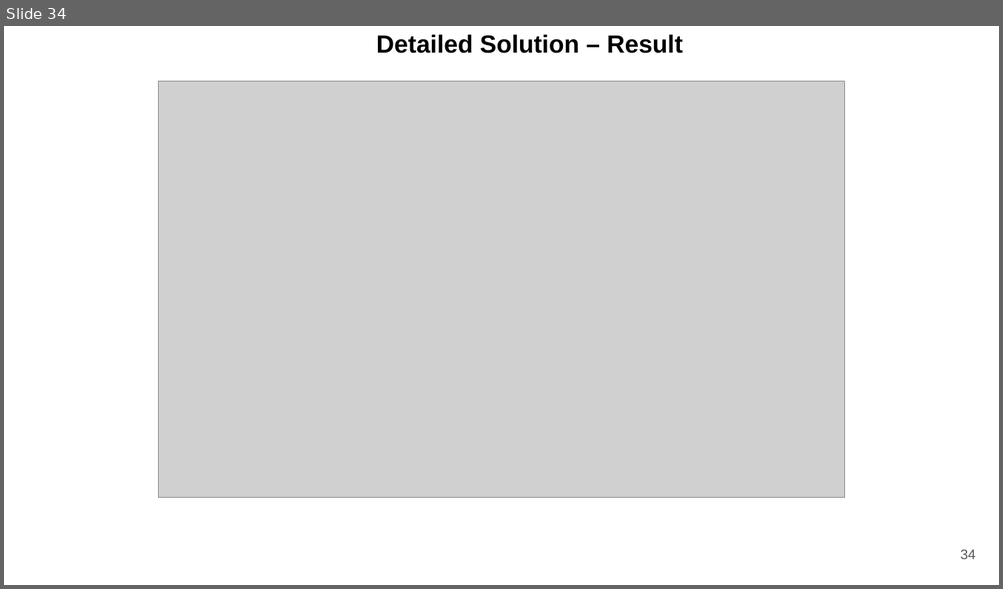
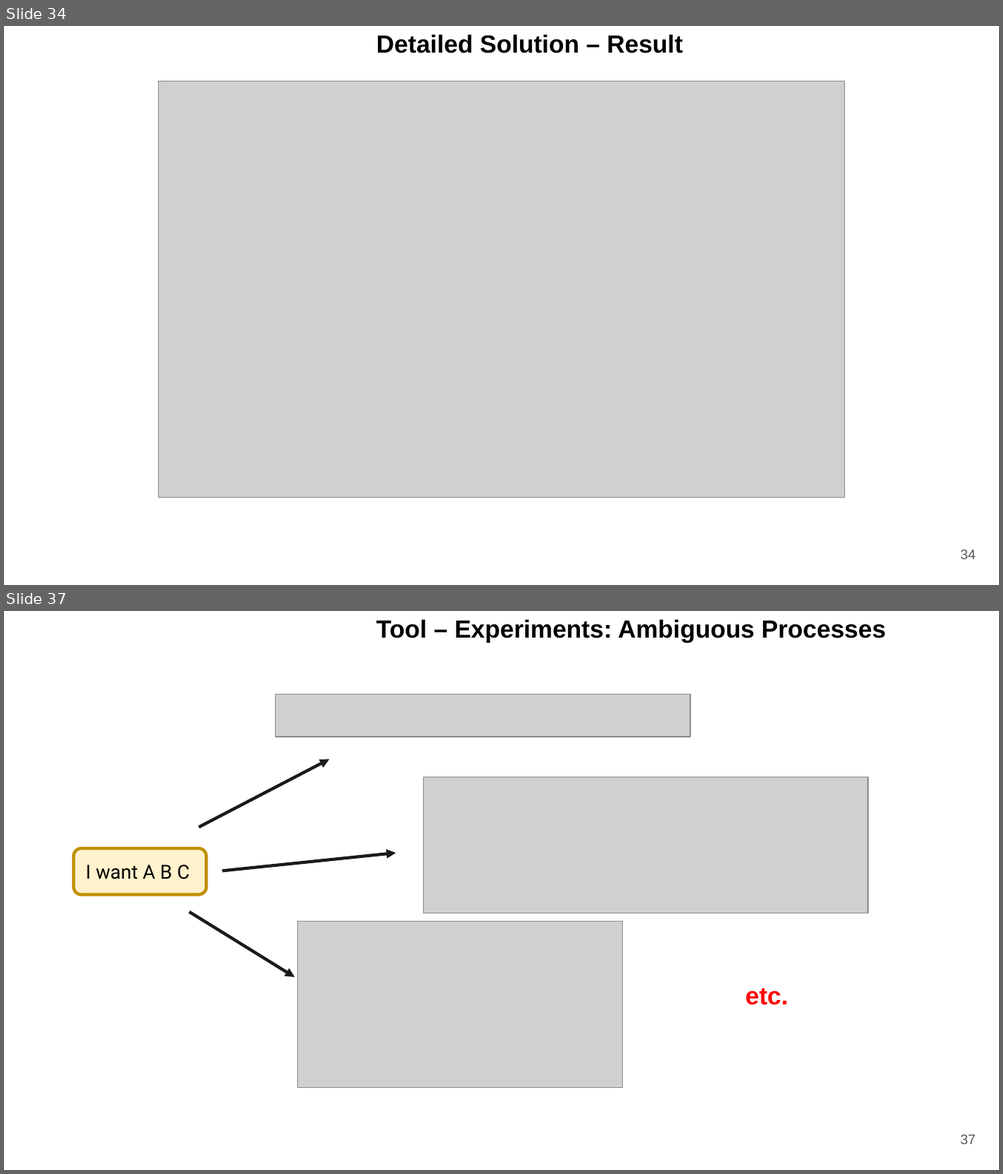
Before and after one commit to QuentinNivon/quentinnivon.github.io, a slide deck: presentations/LLM-Based_Generation_of_BPMN_Workflows_From_Textual_Descriptions.pptx. Shown one above the other, each under a label of ours: slide 34 before the commit, slides 34 and 37 after it; the slides between them are not shown. The pictures are 1003x589 and 1003x1174 pixels, drawn with LibreOffice and Linux fonts; fonts in the diff are those of the drawing; grey boxes stand for pictures; background and template pictures are left out. Boxes give left, top, right and bottom in pixels: in the first picture for what was removed or moved away, otherwise in the second. Text is boxed around its words. In the diff, an @@ line names an element or a change of style, - is before the commit and + after.

```diff
--- a/presentations/LLM-Based_Generation_of_BPMN_Workflows_From_Textual_Descriptions.pptx
+++ b/presentations/LLM-Based_Generation_of_BPMN_Workflows_From_Textual_Descriptions.pptx
@@ slide 37 added at box(4, 611, 999, 1170), background picture (left out) @@
@@ text added at box(376, 619, 885, 642), 18 pt, text #000000, bold @@
+Tool – Experiments: Ambiguous Processes
@@ picture added at box(276, 695, 690, 738) @@
@@ arrow added from (199, 827) to (329, 759), #1A1A1A 2.25 pt @@
@@ picture added at box(424, 777, 868, 914) @@
@@ rounded rectangle added at box(74, 849, 206, 895), fill #FFF2CC, outline #BF9000 2.25 pt, 14 pt, text #000000 @@
+I want A B C
@@ arrow added from (222, 871) to (396, 853), #1A1A1A 2.25 pt @@
@@ arrow added from (189, 912) to (294, 977), #1A1A1A 2.25 pt @@
@@ picture added at box(297, 921, 623, 1088) @@
@@ text added at box(745, 988, 788, 1005), 18 pt, text #FF0000, bold @@
+etc.
@@ page number added at box(960, 1135, 976, 1145), 10 pt, text #595959 @@
+37
```
Also in this commit, not shown: 2 slides changed, 4 other slides added, 3 other files.
